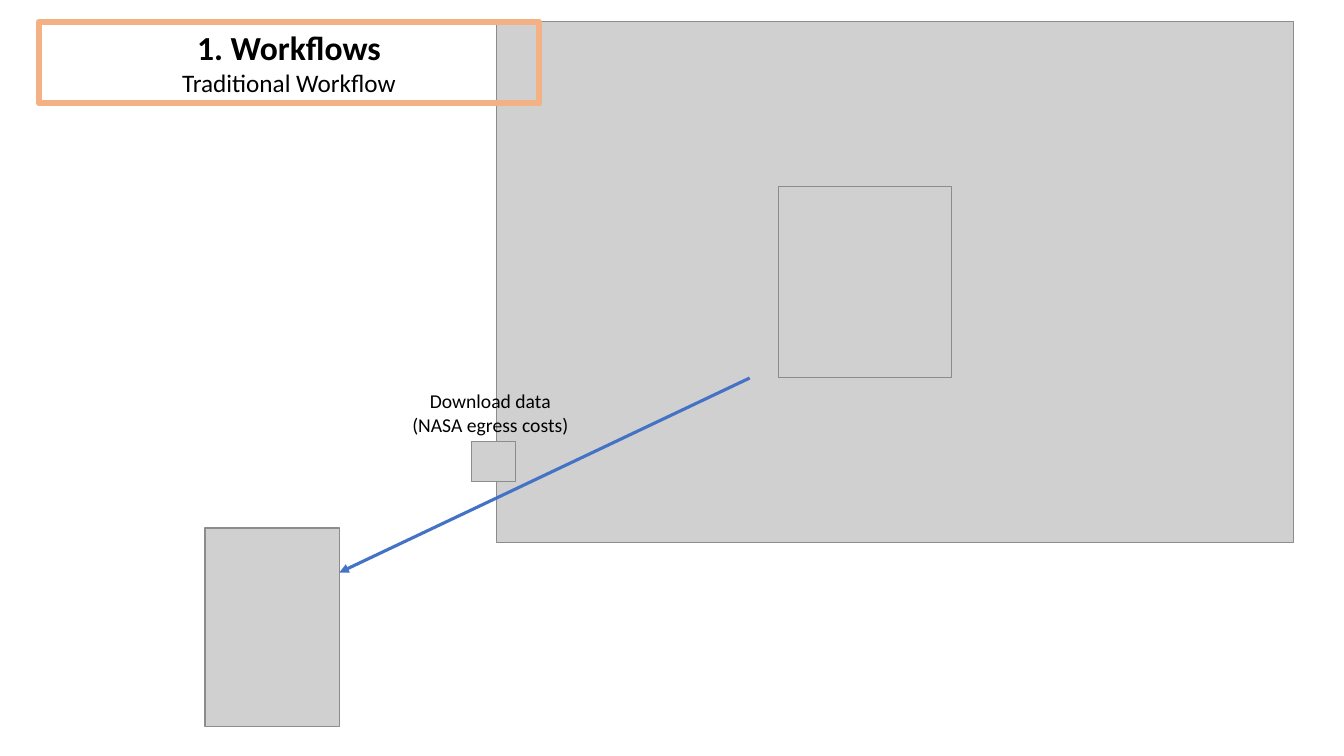
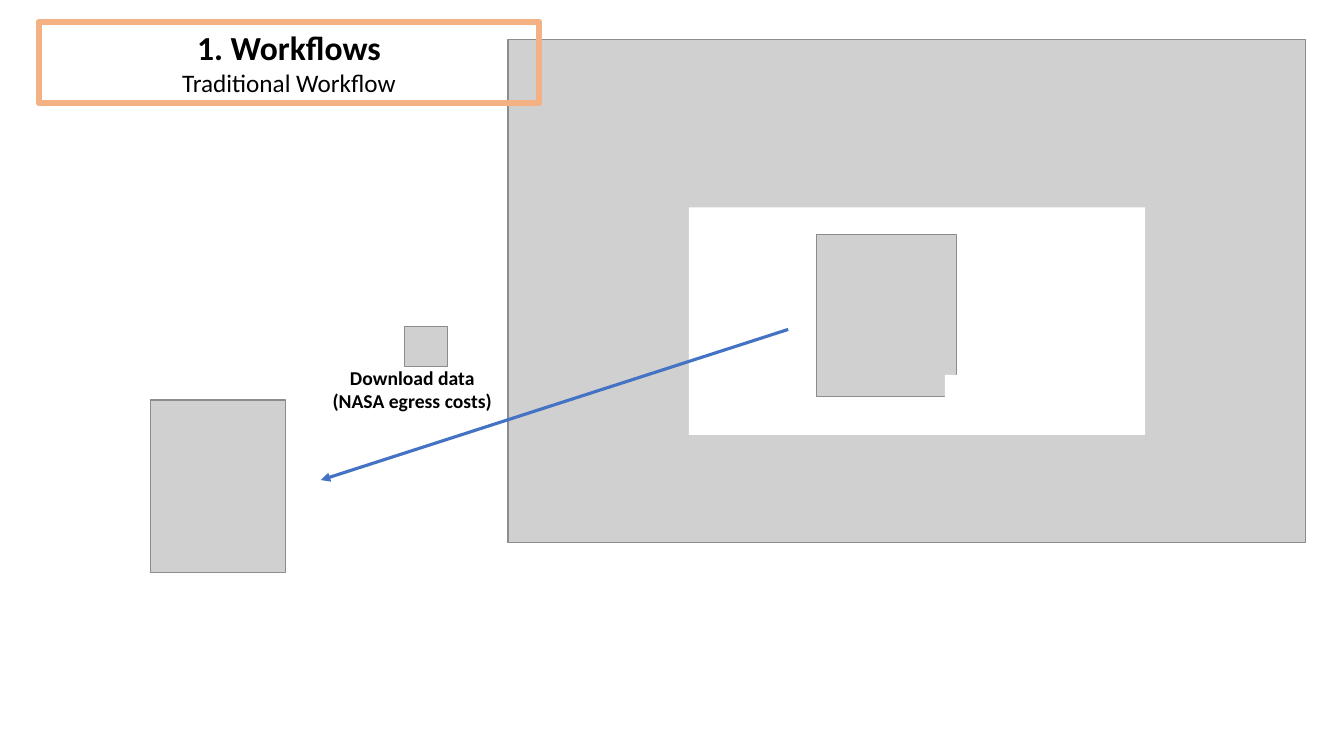
Before and after one commit to DeanHenze/cloud_earthdata, a slide deck: slide 5 of coiled/Coiled_presentation.pptx (slide 4 before the commit). Drawn at 1344x756 pixels with LibreOffice and Linux fonts; fonts in the diff are those of the drawing; grey boxes stand for pictures. Boxes give left, top, right and bottom in pixels: in the first picture for what was removed or moved away, otherwise in the second. Text is boxed around its words. In the diff, an @@ line names an element or a change of style, - is before the commit and + after.

```diff
--- a/coiled/Coiled_presentation.pptx
+++ b/coiled/Coiled_presentation.pptx
@@ picture: place and size @@
-picture at bbox=[497, 22, 1295, 543]
+picture at bbox=[508, 39, 1306, 542]
@@ rectangle added at bbox=[689, 208, 1145, 436], fill #FFFFFF @@
@@ picture: place and size @@
-picture at bbox=[779, 187, 953, 378]
+picture at bbox=[817, 235, 957, 397]
@@ picture: place and size @@
-picture at bbox=[472, 442, 515, 482]
+picture at bbox=[404, 327, 448, 367]
@@ arrow moved from (750, 378) - (340, 573) to (788, 330) - (321, 480) @@
@@ text "Download data": place and size @@
-text "Download data" at bbox=[412, 392, 568, 438]
+text "Download data" at bbox=[333, 371, 492, 412]
@@ text "Download data" at bbox=[333, 371, 492, 412]: bold on @@
@@ rectangle added at bbox=[945, 375, 979, 402], fill #FFFFFF @@
@@ picture: place and size @@
-picture at bbox=[205, 528, 339, 727]
+picture at bbox=[151, 400, 285, 573]
```
Also in this commit, not shown: 20 other slides changed, 7 slides added, 9 slides removed, 3 other files.
